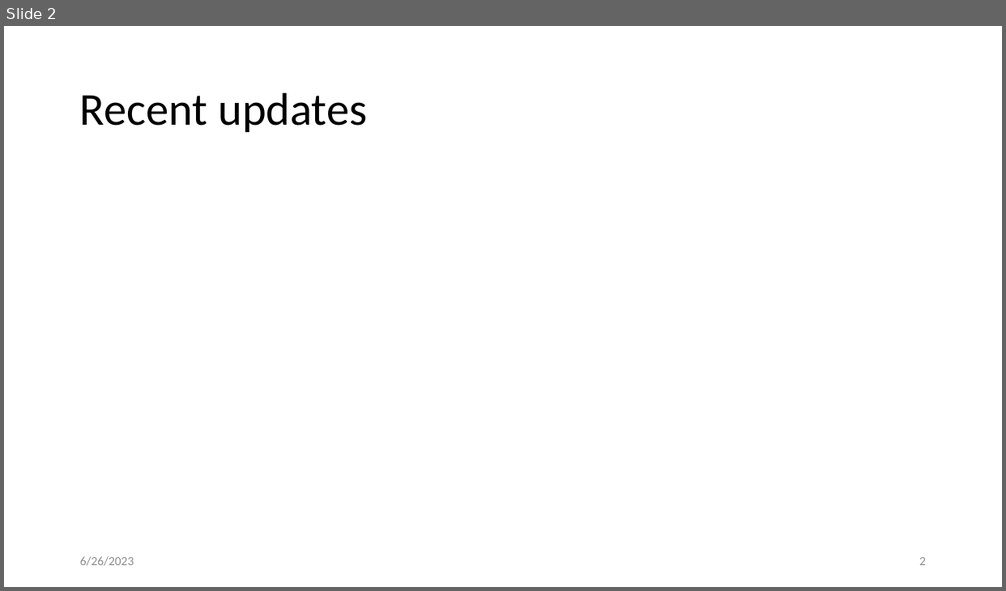
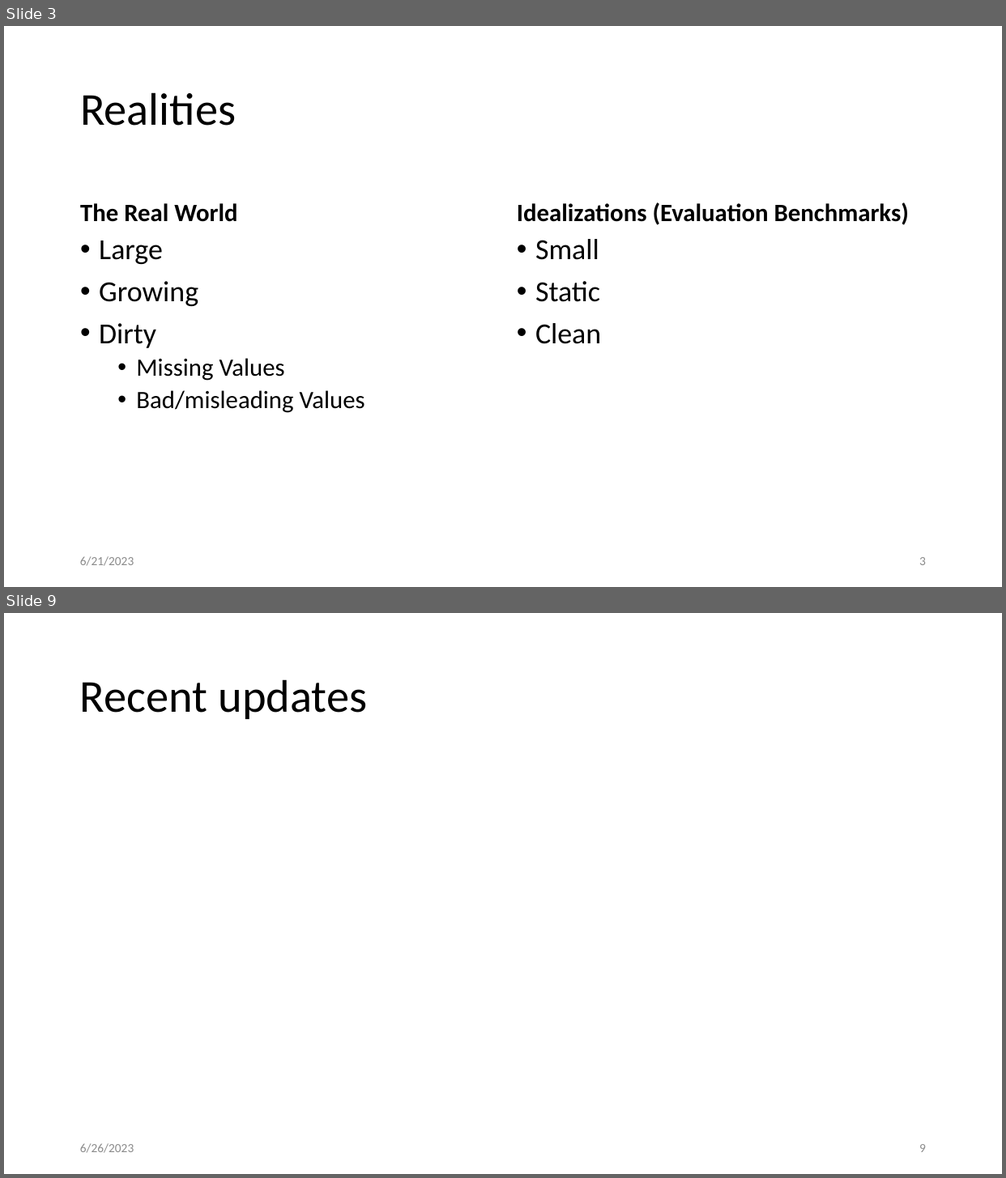
Before and after one commit to kwchurch/JSALT_Better_Together, a slide deck: slides/July5/July5.pptx. Shown one above the other, each under a label of ours: slide 2 before the commit, slides 3 and 9 after it; the slides between them are not shown. The pictures are 1006x591 and 1006x1178 pixels, drawn with LibreOffice and Linux fonts; fonts in the diff are those of the drawing; grey boxes stand for pictures. Boxes give left, top, right and bottom in pixels: in the first picture for what was removed or moved away, otherwise in the second. Text is boxed around its words. In the diff, an @@ line names an element or a change of style, - is before the commit and + after.

```diff
--- a/slides/July5/July5.pptx
+++ b/slides/July5/July5.pptx
@@ slide 3 added at [4,26,1002,587], background #FFFFFF @@
@@ title added at [80,92,236,126], 44 pt, text #000000 @@
+Realities
@@ text added at [80,203,237,222], 24 pt, text #000000, bold @@
+The Real World
@@ text added at [517,203,909,225], 24 pt, text #000000, bold @@
+Idealizations (Evaluation Benchmarks)
@@ text added at [99,241,365,413], 24 pt, text #000000 @@
+• Large
+• Growing
+• Dirty
+  • Missing Values
+  • Bad/misleading Values
@@ text added at [535,239,601,344], 28 pt, text #000000 @@
+• Small
+• Static
+• Clean
@@ text added at [80,557,134,566], 12 pt, text #8C8C8C @@
+6/21/2023
@@ page number added at [919,557,926,565], 12 pt, text #8C8C8C @@
+3
@@ what was slide 2 is now slide 9 @@
@@ page number at [919,1144,926,1152]: text changed @@
-2
+9
```
Also in this commit, not shown: 1 slide changed, 6 other slides added, 1 other file.
